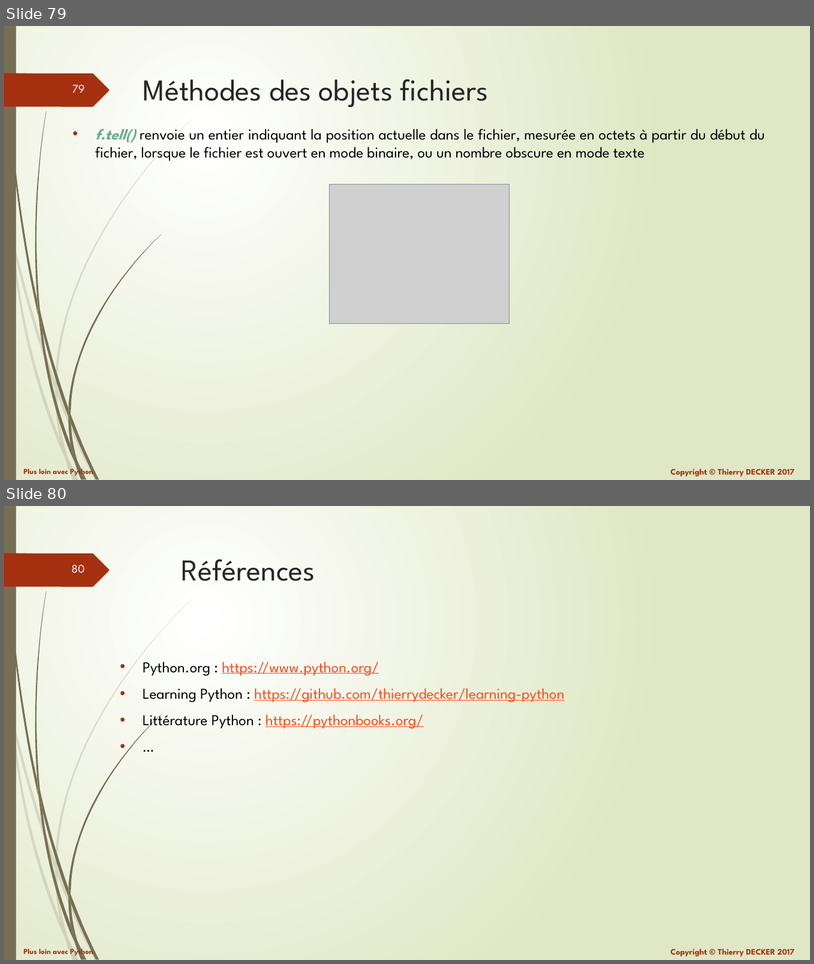
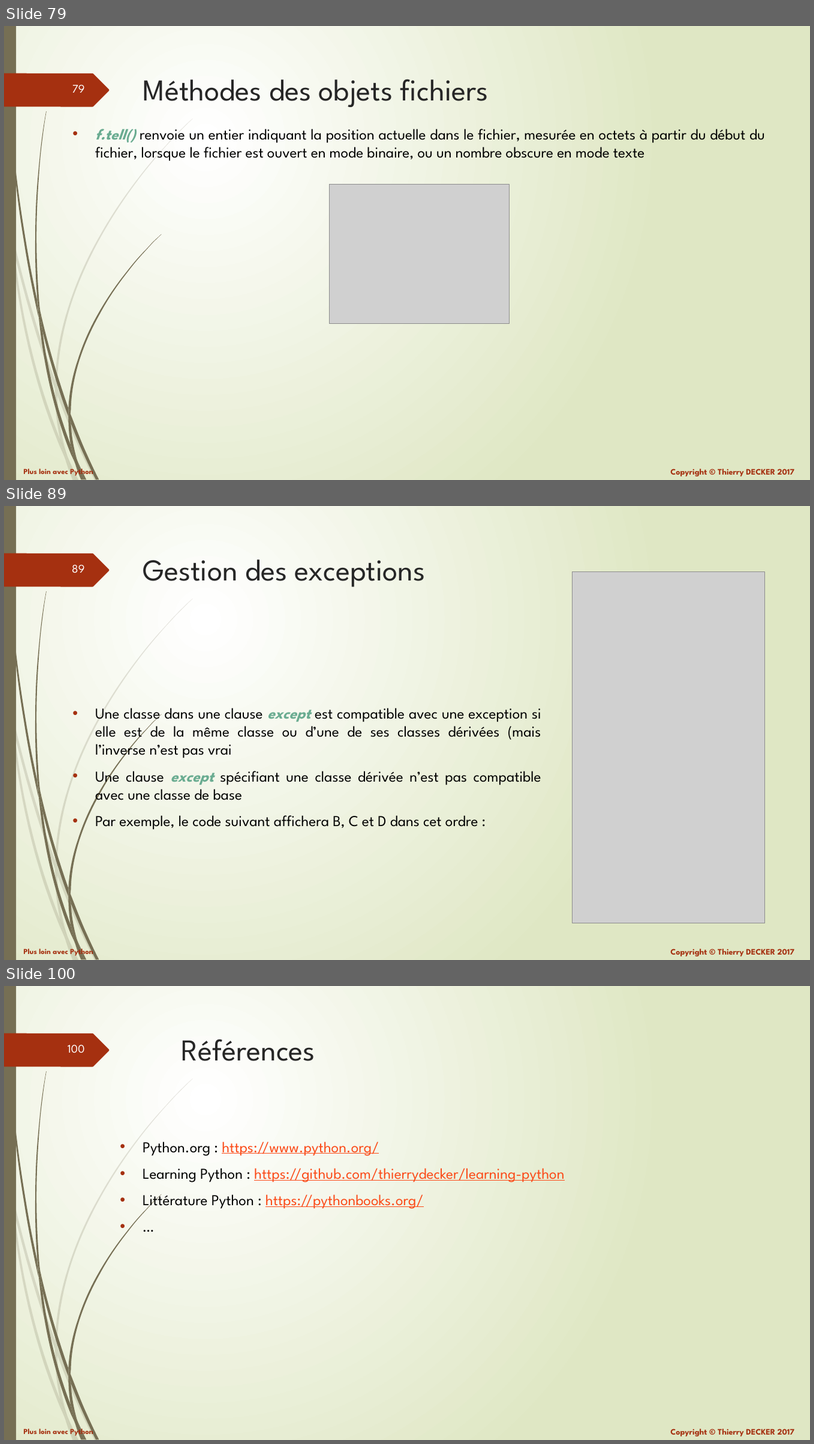
Before and after one commit to VikmanTheRacoon/learning-python, a slide deck: documentations/python-102.pptx. Shown one above the other, each under a label of ours: slides 79 and 80 before the commit, slides 79, 89 and 100 after it; the slides between them are not shown. The pictures are 814x964 and 814x1444 pixels, drawn with LibreOffice and Linux fonts; fonts in the diff are those of the drawing; grey boxes stand for pictures. Boxes give left, top, right and bottom in pixels: in the first picture for what was removed or moved away, otherwise in the second. Text is boxed around its words. In the diff, an @@ line names an element or a change of style, - is before the commit and + after.

```diff
--- a/documentations/python-102.pptx
+++ b/documentations/python-102.pptx
@@ slide 89 added at (x1=4, y1=506, x2=810, y2=960), background gradient #FFFFFF to #DFE8C4; not listed: 27 template elements that a slide beside it also shows @@
@@ title added at (x1=143, y1=559, x2=426, y2=587), 36 pt, text #262626 @@
+Gestion des exceptions
@@ picture added at (x1=573, y1=572, x2=765, y2=923) @@
@@ text added at (x1=95, y1=708, x2=542, y2=829), 18 pt, text #000000 @@
+• Une classe dans une clause except est compatible avec une exception si elle est de la même classe ou d’une de ses classes dérivées (mais l’inverse n’est pas vrai
+• Une clause except spécifiant une classe dérivée n’est pas compatible avec une classe de base
+• Par exemple, le code suivant affichera B, C et D dans cet ordre :
@@ what was slide 80 is now slide 100 @@
@@ page number at (x1=68, y1=1045, x2=85, y2=1053): text changed @@
-80
+100
```
Also in this commit, not shown: 19 other slides added, 1 other file.
